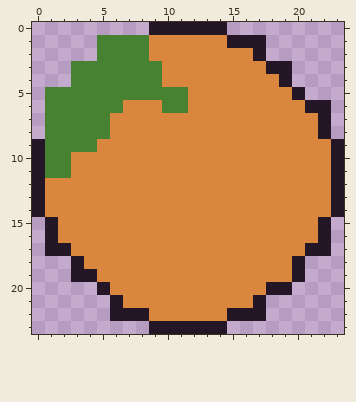
Two states of a pixel-art file, art/fruit/orange.aseprite. Above, as it was before the edit.
24x24 pixels, 1 frame.
Now the later version:
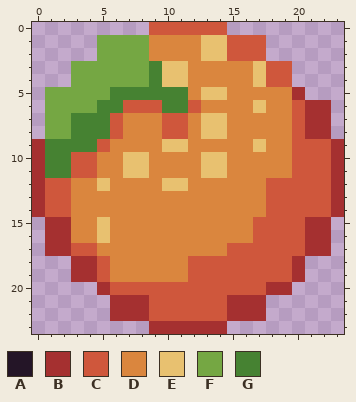
Palette (. is transparent): A #241527  B #a53030  C #cf573c  D #da863e  E #e8c170  F #75a743  G #468232
Difference:
Layer "Layer 1":
The author changed colour A to colour B in row 5 at x 20; in row 6 at x 21 to 22; in rows 7 to 8 at x 22; in rows 9 to 14 at x 0 and 23; in rows 15 to 16 at x 1 and 22; in row 17 at x 1 to 2 and 21 to 22.
The author changed colour A to colour B in row 18 at x 3 and 20; in row 19 at x 3 to 4 and 20; in row 20 at x 5 and 18 to 19; in row 21 at x 6 and 17; in row 22 at x 6 to 8 and 15 to 17; in row 23 at x 9 to 14.
The author changed colour D to colour B in rows 7 to 8 at x 21; in rows 15 to 16 at x 2 and 21; in row 18 at x 4; in row 21 at x 7 to 8 and 15 to 16.
The author changed colour A to colour C in row 0 at x 9 to 14; in row 1 at x 15 to 17; in row 2 at x 17; in row 3 at x 18 to 19; in row 4 at x 19.
The author changed colour D to colour C in row 2 at x 15 to 16; in row 4 at x 18; in row 6 at x 7 to 9, 12 and 20; in rows 7 to 8 at x 6, 10 to 11 and 20; in row 9 at x 5 and 20 to 22; in rows 10 to 11 at x 3 to 4 and 20 to 22.
The author changed colour D to colour C in rows 12 to 14 at x 1 to 2 and 18 to 22; in rows 15 to 16 at x 17 to 20; in row 17 at x 3 to 4 and 15 to 20; in rows 18 to 19 at x 5 and 12 to 19; in row 20 at x 6 to 17; in rows 21 to 22 at x 9 to 14.
The author changed colour D to colour E in rows 1 to 2 at x 13 to 14; in rows 3 to 4 at x 10 to 11 and 17; in row 5 at x 13 to 14; in row 6 at x 17; in rows 7 to 8 at x 13 to 14; in row 9 at x 10 to 11 and 17.
The author changed colour D to colour E in rows 10 to 11 at x 7 to 8 and 13 to 14; in row 12 at x 5 and 10 to 11; in rows 15 to 16 at x 5.
The author changed colour G to colour F in rows 1 to 2 at x 5 to 8; in rows 3 to 4 at x 3 to 8; in row 5 at x 1 to 5; in row 6 at x 1 to 4; in rows 7 to 8 at x 1 to 2.
